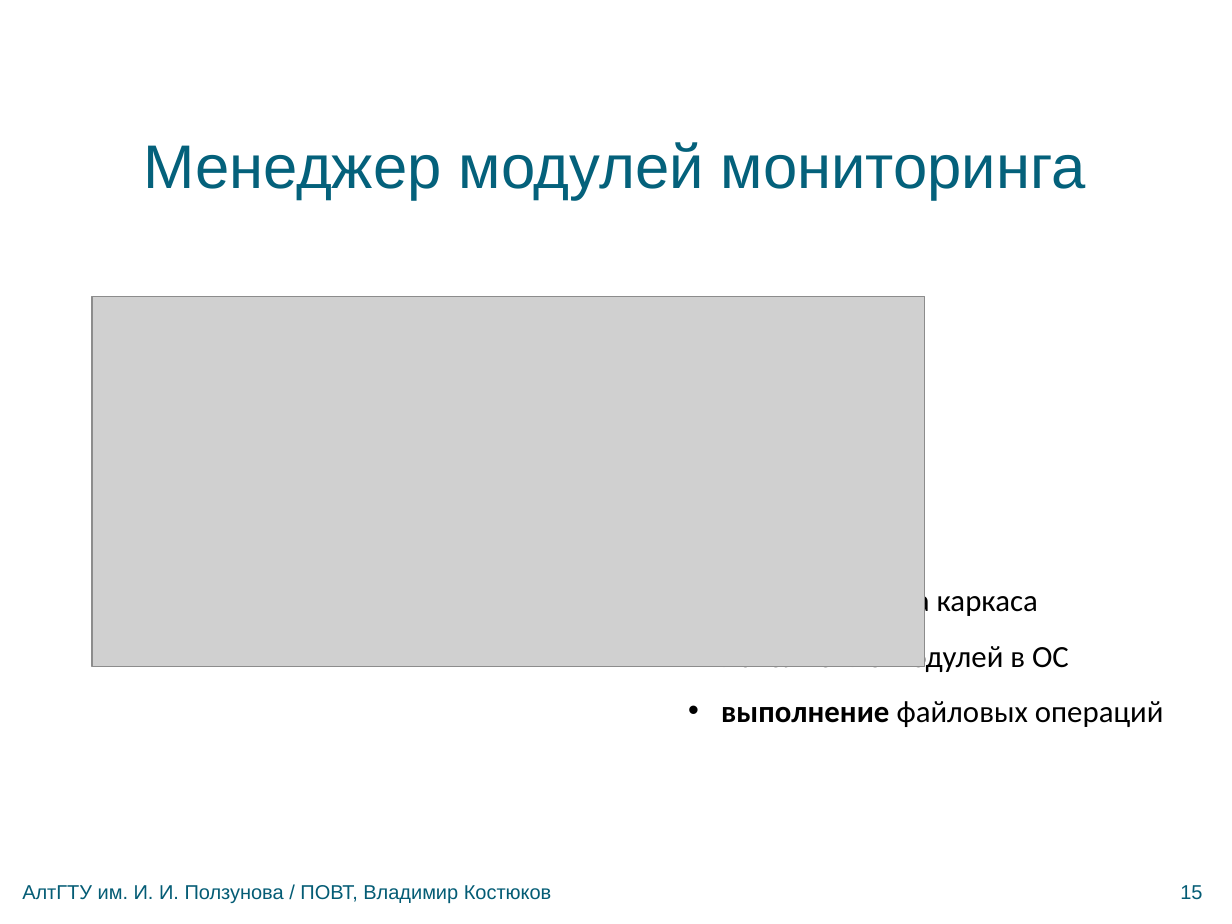
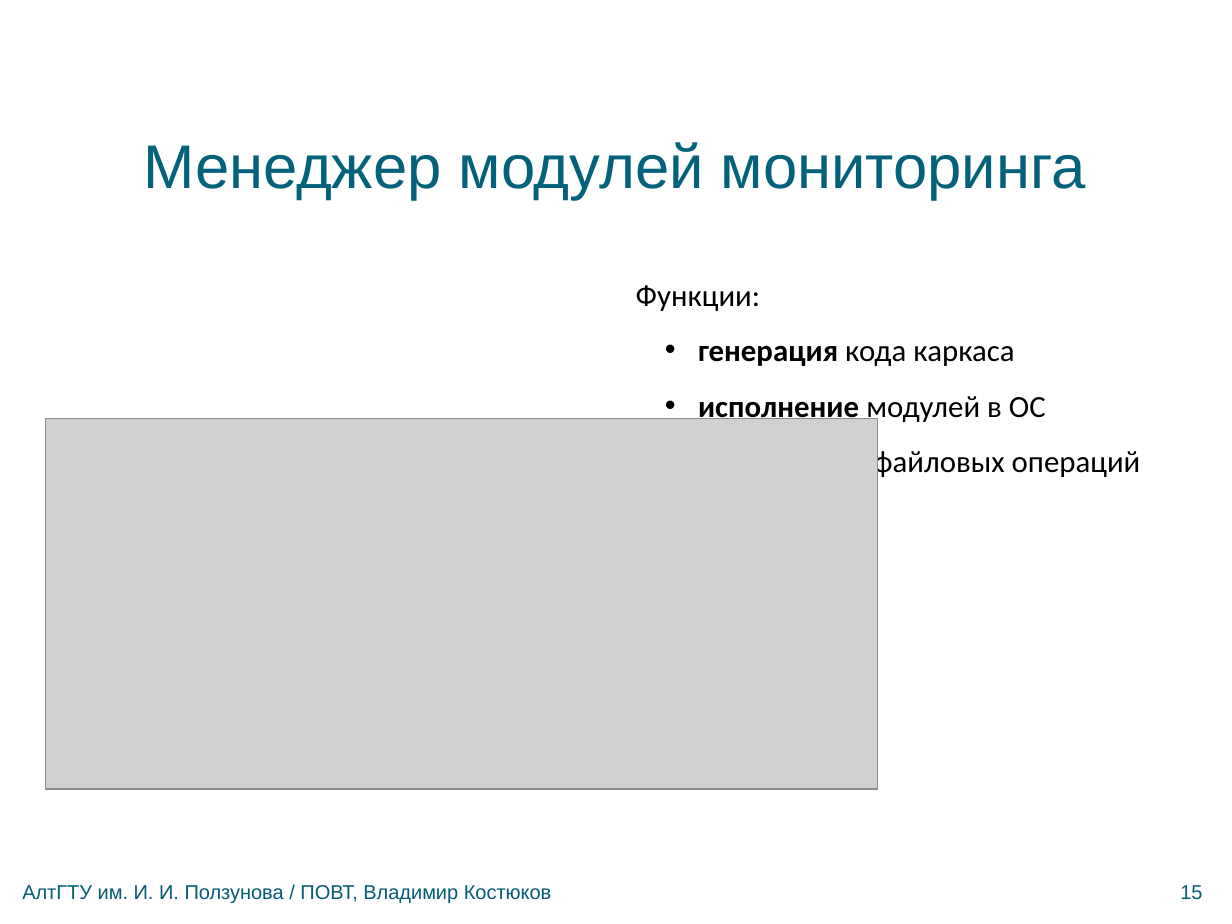
Before and after one commit to bluerain/snoopy, a slide deck: slide 15 of diploma/trunk/ppt/kostyukov.pptx. Drawn at 1232x924 pixels with LibreOffice and Linux fonts; fonts in the diff are those of the drawing; grey boxes stand for pictures; background and template pictures are left out. Boxes give left, top, right and bottom in pixels: in the first picture for what was removed or moved away, otherwise in the second. Text is boxed around its words. In the diff, an @@ line names an element or a change of style, - is before the commit and + after.

```diff
--- a/diploma/trunk/ppt/kostyukov.pptx
+++ b/diploma/trunk/ppt/kostyukov.pptx
@@ text "Функции:" moved from (x1=721, y1=585, x2=1164, y2=727) to (x1=636, y1=285, x2=1141, y2=480) @@
@@ text at (x1=636, y1=285, x2=760, y2=311): paragraph added @@
+Функции:
@@ text at (x1=698, y1=345, x2=1141, y2=480): list level 1 to 2 in "генерация кода каркаса"; list level 1 to 2 in "исполнение модулей в ОС"; list level 1 to 2 in "выполнение файловых операций" @@
@@ picture moved from (x1=92, y1=296, x2=925, y2=666) to (x1=45, y1=418, x2=878, y2=788) @@
```
Also in this commit, not shown: 2 other slides changed, 3 other files.
